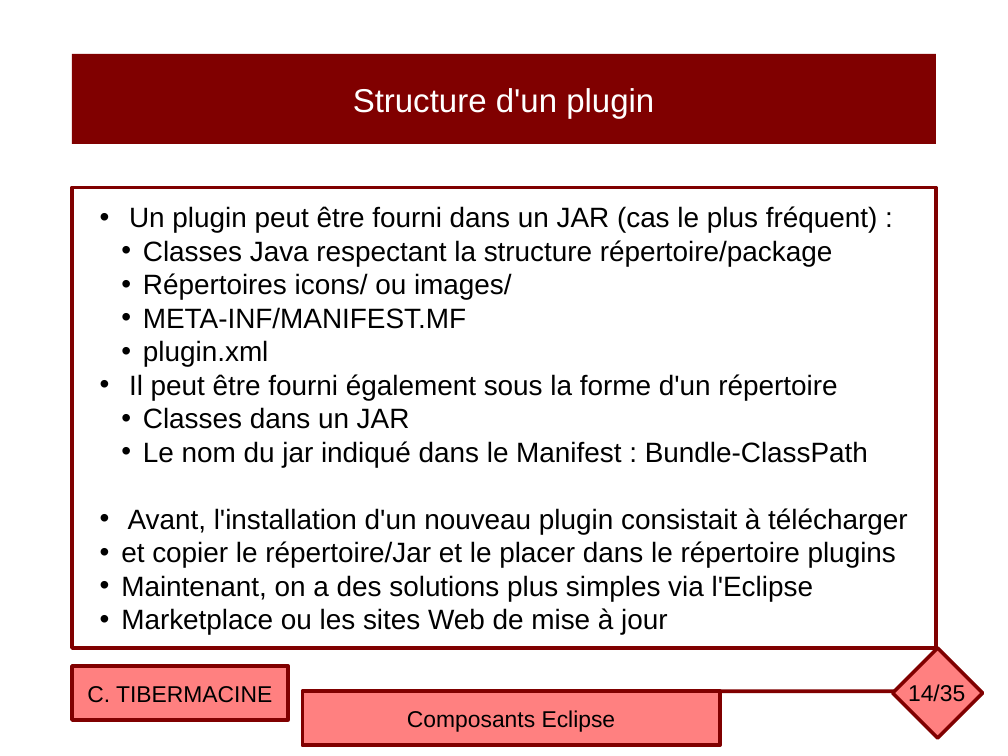
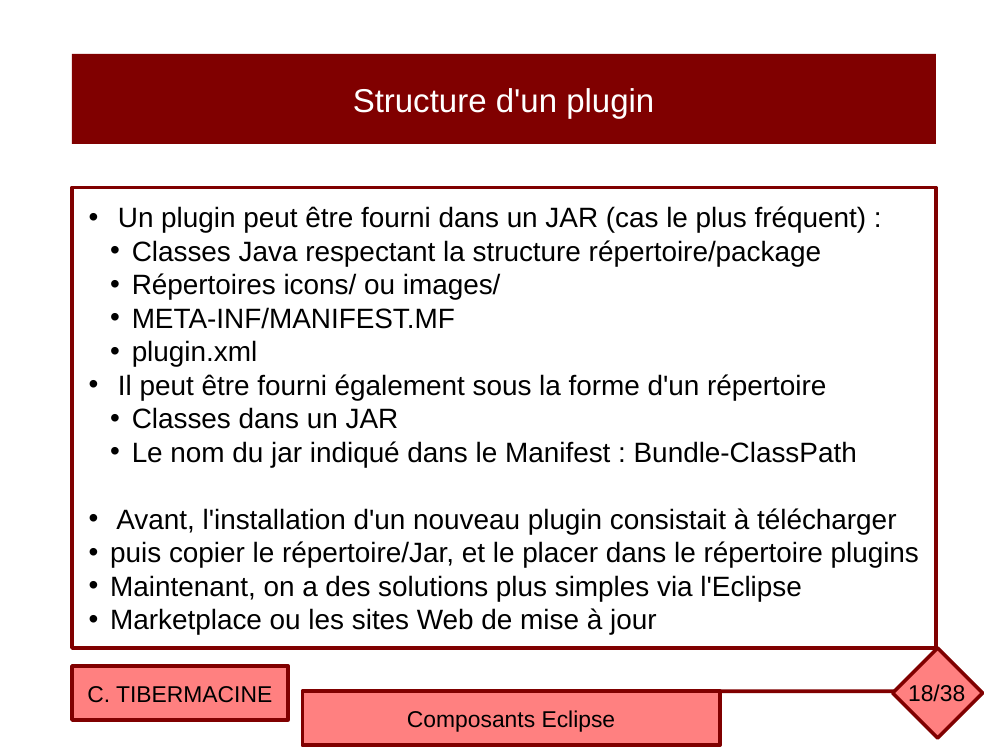
Before and after one commit to ctiber/composants, a slide deck: slide 18 of cours/cours4.odp (slide 14 before the commit). Drawn at 1008x756 pixels with LibreOffice and Linux fonts; fonts in the diff are those of the drawing. Boxes give left, top, right and bottom in pixels: in the first picture for what was removed or moved away, otherwise in the second. Text is boxed around its words. In the diff, an @@ line names an element or a change of style, - is before the commit and + after.

```diff
--- a/cours/cours4.odp
+++ b/cours/cours4.odp
@@ text in rectangle at (110, 541, 919, 568): text changed @@
-• et copier le répertoire/Jar et le placer dans le répertoire plugins
+• puis copier le répertoire/Jar, et le placer dans le répertoire plugins
@@ page number at (908, 684, 965, 707): text changed @@
-14/35
+18/38
```
Also in this commit, not shown: 20 other slides changed, 4 slides added, 1 slide removed, 1 other file.
